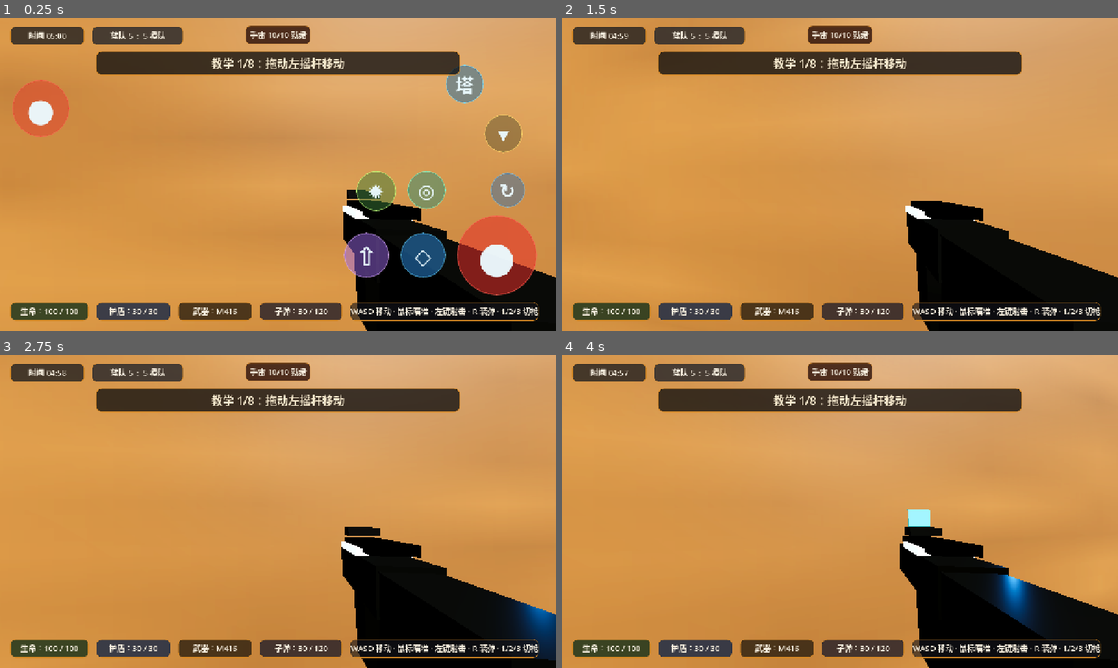
Above: before the commit, frames 1-4 (two rows, left to right).
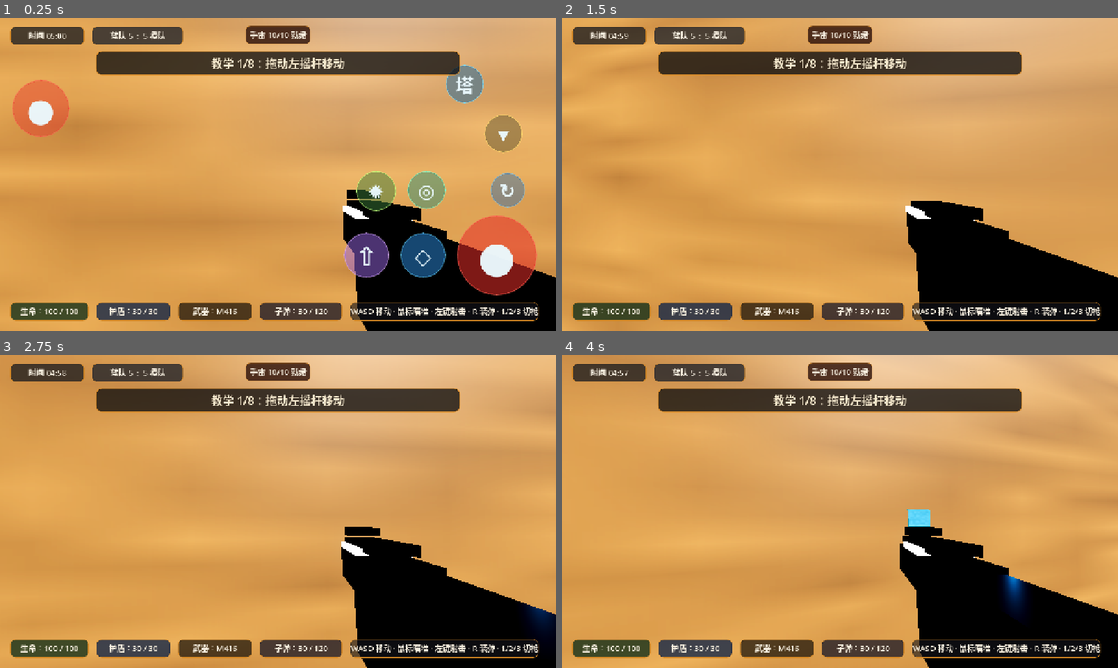
Above: after the commit, the same moments.

Repository: AltenLi/ac_fps_android_game
Game: Godot game, scene res://scenes/main_menu.tscn
The game is run twice, just before and just after one commit, with the same random seed, the same clock (stepped at 60 frames per second) and the same inputs.
Inputs (mouse positions are in pixels of both pictures, inside the frame that each line leads up to):
- Up to frame 1 (0.25 s): no input
- Up to frame 2 (1.5 s): move the mouse to (867, 174) at 0.52 s; hold T (build_laser_tower) 0.53-1.28 s; hold W (move_forward) from 0.53 s (still down); click (867, 174) at 0.67 s; tap Space (jump) at 0.77 s; move the mouse to (812, 174) at 1.27 s; tap Tab (capture_mouse) at 1.35 s
- Up to frame 3 (2.75 s): keep holding W (move_forward); tap Space (jump) at 1.52 s; tap Enter at 2 s; move the mouse to (289, 505) at 2.02 s; press the mouse at (289, 505) at 2.03 s
- Up to frame 4 (4 s): keep holding W (move_forward); tap Space (jump) at 2.75, 3.02, 3.77 s; move the mouse to (834, 517) at 2.77 s; release the mouse at (834, 517) at 2.78 s; tap Ctrl (prone) at 2.85 s; click (834, 517) at 2.92 s; tap Enter at 3.5 s; move the mouse to (878, 514) at 3.52 s; hold Z (scope_zoom) from 3.53 s (still down)

The runs differ from the first frame. In frame 1, 4.8% of the frame differs, in the area x 0-100%, y 16-75%; in frame 2, 4.8%; in frame 3, 8.3%; in frame 4, 9.3%, in the area x 5-100%, y 0-100%.

Commit message:
Improve material quality

Diff:
--- a/scripts/base_map.gd
+++ b/scripts/base_map.gd
@@ -14,8 +14,9 @@
 var ambient_color := Color(0.88, 0.78, 0.62, 1)
 var sun_energy := 2.0
 var map_size := 86.0
-const MATERIAL_BRIGHTNESS_BOOST := 0.18
-const MATERIAL_TEXTURE_CONTRAST := 1.2
+const MATERIAL_BRIGHTNESS_BOOST := 0.22
+const MATERIAL_TEXTURE_CONTRAST := 1.45
+const MATERIAL_TEXTURE_SIZE := 64
 
 func _ready() -> void:
 	_build_lighting()
@@ -48,11 +49,11 @@
 	env.background_color = sky_color.lightened(0.08)
 	env.ambient_light_source = Environment.AMBIENT_SOURCE_COLOR
 	env.ambient_light_color = ambient_color
-	env.ambient_light_energy = 0.82
+	env.ambient_light_energy = 0.94
 	env.tonemap_mode = Environment.TONE_MAPPER_ACES
 	env.glow_enabled = true
-	env.glow_intensity = 0.18
-	env.glow_strength = 0.72
+	env.glow_intensity = 0.24
+	env.glow_strength = 0.82
 	world.environment = env
 	add_child(world)
 
@@ -235,18 +236,18 @@
 	var display_color := _improve_material_color(color)
 	mat.albedo_color = display_color
 	mat.albedo_texture = _make_procedural_texture(display_color, kind)
-	mat.roughness = 0.72
+	mat.roughness = 0.66
 	mat.metallic = 0.0
 	match kind:
 		"asphalt":
-			mat.roughness = 0.9
+			mat.roughness = 0.86
 		"concrete":
-			mat.roughness = 0.82
+			mat.roughness = 0.76
 		"paint":
-			mat.roughness = 0.56
+			mat.roughness = 0.48
 		"metal", "container", "sci_fi":
-			mat.metallic = 0.46
-			mat.roughness = 0.34
+			mat.metallic = 0.58
+			mat.roughness = 0.26
 		"glass":
 			mat.metallic = 0.12
 			mat.roughness = 0.18
@@ -255,7 +256,7 @@
 			glass_color.a = minf(glass_color.a, 0.82)
 			mat.albedo_color = glass_color
 		"ice", "snow":
-			mat.roughness = 0.34
+			mat.roughness = 0.26
 		"water":
 			mat.roughness = 0.18
 			mat.transparency = BaseMaterial3D.TRANSPARENCY_ALPHA
@@ -263,7 +264,7 @@
 			water_color.a = 0.72
 			mat.albedo_color = water_color
 		"neon", "lava", "screen", "energy":
-			mat.roughness = 0.28
+			mat.roughness = 0.20
 		"hologram":
 			mat.roughness = 0.18
 			mat.transparency = BaseMaterial3D.TRANSPARENCY_ALPHA
@@ -274,7 +275,7 @@
 		var emit := _improve_material_color(Color(emission.r, emission.g, emission.b, 1.0)) if emission.a > 0.0 else display_color
 		mat.emission_enabled = true
 		mat.emission = emit
-		mat.emission_energy_multiplier = 1.6 + maxf(emission.a, 0.7) * 2.4
+		mat.emission_energy_multiplier = 1.9 + maxf(emission.a, 0.7) * 2.8
 	elif kind in ["metal", "container", "sci_fi", "paint"]:
 		mat.emission_enabled = true
 		mat.emission = display_color.darkened(0.65)
@@ -299,37 +300,46 @@
 	return "matte"
 
 func _make_procedural_texture(color: Color, material_kind: String) -> Texture2D:
-	var image := Image.create(32, 32, false, Image.FORMAT_RGBA8)
-	for y in range(32):
-		for x in range(32):
+	var image := Image.create(MATERIAL_TEXTURE_SIZE, MATERIAL_TEXTURE_SIZE, false, Image.FORMAT_RGBA8)
+	for y in range(MATERIAL_TEXTURE_SIZE):
+		for x in range(MATERIAL_TEXTURE_SIZE):
 			var seed_value: float = sin(float(x) * 12.9898 + float(y) * 78.233 + color.r * 37.7 + color.g * 19.1 + color.b * 73.3) * 43758.5453
 			var n: float = seed_value - floor(seed_value)
-			var grain: float = (n - 0.5) * 0.16
+			var fine_seed: float = sin(float(x * y + x * 11 + y * 7) * 4.137 + color.v * 29.3) * 24634.6345
+			var fine_noise: float = fine_seed - floor(fine_seed)
+			var grain: float = (n - 0.5) * 0.18 + (fine_noise - 0.5) * 0.06
 			match material_kind:
 				"ground":
-					grain += (0.10 if ((x + y) % 9) < 2 else -0.02)
+					grain += (0.12 if ((x + y) % 11) < 3 else -0.025)
+					grain += (0.06 if abs((x % 16) - (y % 16)) < 2 else 0.0)
 				"asphalt":
-					grain += (0.18 if (x * 3 + y * 5) % 17 < 3 else -0.05)
-					grain += (0.10 if abs(x - y) % 19 == 0 else 0.0)
+					grain += (0.22 if (x * 3 + y * 5) % 19 < 4 else -0.055)
+					grain += (0.13 if abs(x - y) % 23 == 0 else 0.0)
 				"concrete":
-					grain += (0.10 if x % 8 == 0 or y % 8 == 0 else -0.015)
+					grain += (0.12 if x % 12 == 0 or y % 12 == 0 else -0.018)
+					grain += (0.06 if (x + y * 2) % 29 < 2 else 0.0)
 				"paint":
-					grain += (0.06 if (x + y) % 6 < 2 else -0.04)
+					grain += (0.08 if (x + y) % 8 < 3 else -0.045)
+					grain += (0.04 if y % 18 == 0 else 0.0)
 				"stone":
-					grain += (0.14 if abs(x - y) % 11 < 2 else -0.03)
+					grain += (0.18 if abs(x - y) % 13 < 3 else -0.035)
+					grain += (0.08 if (x * 2 + y) % 31 < 4 else 0.0)
 				"wood", "bark":
-					grain += (0.16 if x % 7 < 2 else -0.04)
+					grain += (0.20 if x % 9 < 3 else -0.045)
+					grain += (0.08 if abs((x + y) % 21 - 10) < 2 else 0.0)
 				"metal", "container", "sci_fi":
-					grain += (0.12 if x % 10 == 0 or y % 10 == 0 else -0.02)
-					grain += (0.10 if (x + y) % 16 == 0 else 0.0)
+					grain += (0.16 if x % 12 == 0 or y % 12 == 0 else -0.022)
+					grain += (0.11 if (x + y) % 18 == 0 else 0.0)
+					grain += (0.07 if abs(x - y) % 27 == 0 else 0.0)
 				"glass":
-					grain += (0.08 if x % 12 == 0 or y % 12 == 0 else -0.03)
+					grain += (0.10 if x % 14 == 0 or y % 14 == 0 else -0.025)
 				"snow", "ice":
-					grain += (0.08 if (x + y * 2) % 13 < 3 else 0.0)
+					grain += (0.10 if (x + y * 2) % 17 < 4 else 0.0)
+					grain += (0.06 if abs(x - y) % 25 == 0 else 0.0)
 				"neon", "lava", "screen", "energy", "hologram":
-					grain += (0.18 if x % 6 < 2 else 0.04)
-					grain += (0.09 if y % 9 == 0 else 0.0)
-			var factor := clampf(1.0 + grain * MATERIAL_TEXTURE_CONTRAST, 0.58, 1.42)
+					grain += (0.22 if x % 8 < 3 else 0.05)
+					grain += (0.12 if y % 11 == 0 else 0.0)
+			var factor := clampf(1.0 + grain * MATERIAL_TEXTURE_CONTRAST, 0.54, 1.52)
 			var pixel := Color(clampf(color.r * factor, 0.0, 1.0), clampf(color.g * factor, 0.0, 1.0), clampf(color.b * factor, 0.0, 1.0), color.a)
 			image.set_pixel(x, y, pixel)
 	return ImageTexture.create_from_image(image)
--- a/scripts/model_factory.gd
+++ b/scripts/model_factory.gd
@@ -140,24 +140,25 @@
 	display_color.s = minf(1.0, display_color.s * 1.08)
 	display_color.a = 1.0
 	mat.albedo_color = display_color
+	mat.albedo_texture = _make_premium_texture(display_color, kind)
 	mat.transparency = BaseMaterial3D.TRANSPARENCY_DISABLED
 	mat.cull_mode = BaseMaterial3D.CULL_DISABLED
 	mat.vertex_color_use_as_albedo = false
-	mat.roughness = 0.58
+	mat.roughness = 0.52
 	mat.metallic = 0.08
 	match kind:
 		"gunmetal":
-			mat.metallic = 0.72
-			mat.roughness = 0.28
+			mat.metallic = 0.80
+			mat.roughness = 0.22
 			mat.emission_enabled = true
 			mat.emission = display_color.darkened(0.72)
+			mat.emission_energy_multiplier = 0.14
+		"armor":
+			mat.metallic = 0.42
+			mat.roughness = 0.32
+			mat.emission_enabled = true
+			mat.emission = display_color.darkened(0.70)
 			mat.emission_energy_multiplier = 0.10
-		"armor":
-			mat.metallic = 0.34
-			mat.roughness = 0.38
-			mat.emission_enabled = true
-			mat.emission = display_color.darkened(0.70)
-			mat.emission_energy_multiplier = 0.08
 		"cloth":
 			mat.roughness = 0.88
 		"glass", "lens":
@@ -170,8 +171,31 @@
 			mat.roughness = 0.24
 			mat.emission_enabled = true
 			mat.emission = display_color
-			mat.emission_energy_multiplier = 1.65
+			mat.emission_energy_multiplier = 1.95
 	return mat
+
+static func _make_premium_texture(color: Color, kind: String) -> Texture2D:
+	var image := Image.create(32, 32, false, Image.FORMAT_RGBA8)
+	for y in range(32):
+		for x in range(32):
+			var seed_value: float = sin(float(x) * 17.31 + float(y) * 41.73 + color.r * 71.0 + color.g * 37.0 + color.b * 19.0) * 9358.5453
+			var n: float = seed_value - floor(seed_value)
+			var detail: float = (n - 0.5) * 0.18
+			match kind:
+				"gunmetal":
+					detail += (0.14 if y % 8 == 0 or x % 13 == 0 else -0.025)
+					detail += (0.09 if abs(x - y) % 17 == 0 else 0.0)
+				"armor":
+					detail += (0.12 if x % 10 == 0 or y % 10 == 0 else -0.02)
+				"cloth":
+					detail += (0.10 if (x + y) % 7 < 2 else -0.04)
+				"lens":
+					detail += (0.16 if abs(x - 16) < 2 or abs(y - 16) < 2 else -0.02)
+				"edge", "glow":
+					detail += (0.18 if x % 6 < 2 else 0.04)
+			var factor := clampf(1.0 + detail, 0.62, 1.42)
+			image.set_pixel(x, y, Color(clampf(color.r * factor, 0.0, 1.0), clampf(color.g * factor, 0.0, 1.0), clampf(color.b * factor, 0.0, 1.0), 1.0))
+	return ImageTexture.create_from_image(image)
 
 static func _infer_premium_kind(part_name: String, color: Color) -> String:
 	var lower := part_name.to_lower()
--- a/tests/test_map_registry.gd
+++ b/tests/test_map_registry.gd
@@ -50,16 +50,18 @@
 	t.is_true(base_source.contains("cylinder.radial_segments = 32"), "圆柱类道具应提高细分，避免低模外观")
 	t.is_true(base_source.contains("mat.emission_enabled = true"), "高级材质应支持发光效果")
 	t.is_true(base_source.contains("func _add_theme_props(theme: String)"), "所有地图应可添加主题化装饰")
-	t.is_true(base_source.contains("MATERIAL_BRIGHTNESS_BOOST := 0.18"), "所有地图材质应统一进一步提亮")
+	t.is_true(base_source.contains("MATERIAL_BRIGHTNESS_BOOST := 0.22"), "所有地图材质应统一进一步提亮")
 	t.is_true(base_source.contains("func _improve_material_color"), "地图材质应通过公共入口改善颜色")
-	t.is_true(base_source.contains("MATERIAL_TEXTURE_CONTRAST := 1.2"), "地图纹理应进一步增强细节对比")
+	t.is_true(base_source.contains("MATERIAL_TEXTURE_CONTRAST := 1.45"), "地图纹理应进一步增强细节对比")
+	t.is_true(base_source.contains("MATERIAL_TEXTURE_SIZE := 64"), "地图纹理应提升分辨率")
 
 	var model_source := FileAccess.get_file_as_string("res://scripts/model_factory.gd")
 	t.is_true(model_source.contains("func _make_premium_material"), "Characters and weapons should use premium procedural materials")
+	t.is_true(model_source.contains("func _make_premium_texture"), "Characters and weapons should use sharper premium textures")
 	t.is_true(model_source.contains("mat.transparency = BaseMaterial3D.TRANSPARENCY_DISABLED"), "Characters and weapons should stay opaque on Android")
 	t.is_true(model_source.contains("mat.cull_mode = BaseMaterial3D.CULL_DISABLED"), "Characters and weapons should render from stable mobile angles")
-	t.is_true(model_source.contains("mat.metallic = 0.72"), "Gun metal should have a stronger metallic finish")
-	t.is_true(model_source.contains("mat.emission_energy_multiplier = 1.65"), "Highlighted parts should have premium glow")
+	t.is_true(model_source.contains("mat.metallic = 0.80"), "Gun metal should have a stronger metallic finish")
+	t.is_true(model_source.contains("mat.emission_energy_multiplier = 1.95"), "Highlighted parts should have premium glow")
 	var soldier := ModelFactory.create_soldier_model("blue")
 	t.is_true(soldier.get_child_count() > 0, "Soldier model should create visible mesh parts")
 	var m416 := ModelFactory.create_weapon_model("m416", true)
Not shown, changed: build/android/DustCityFPS.apk
